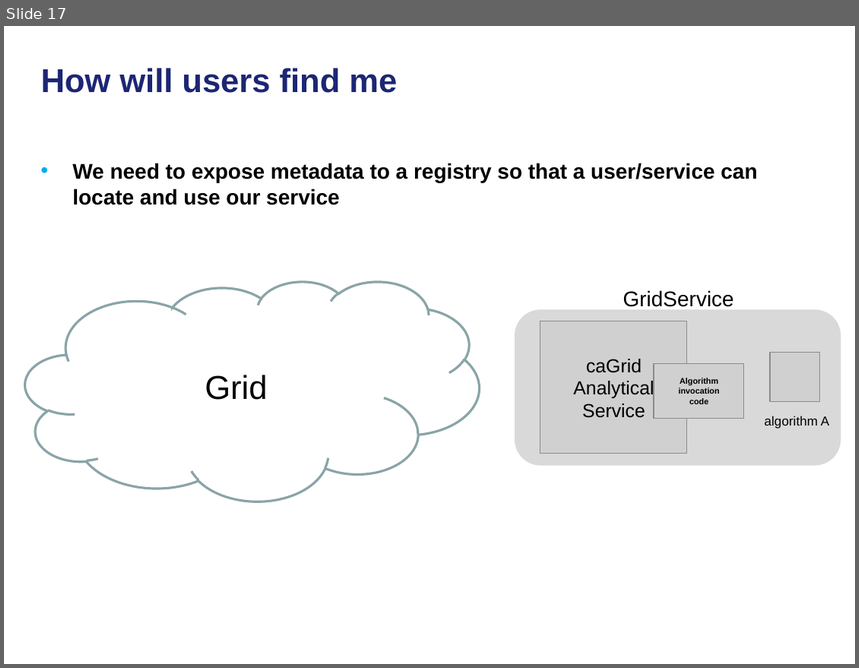
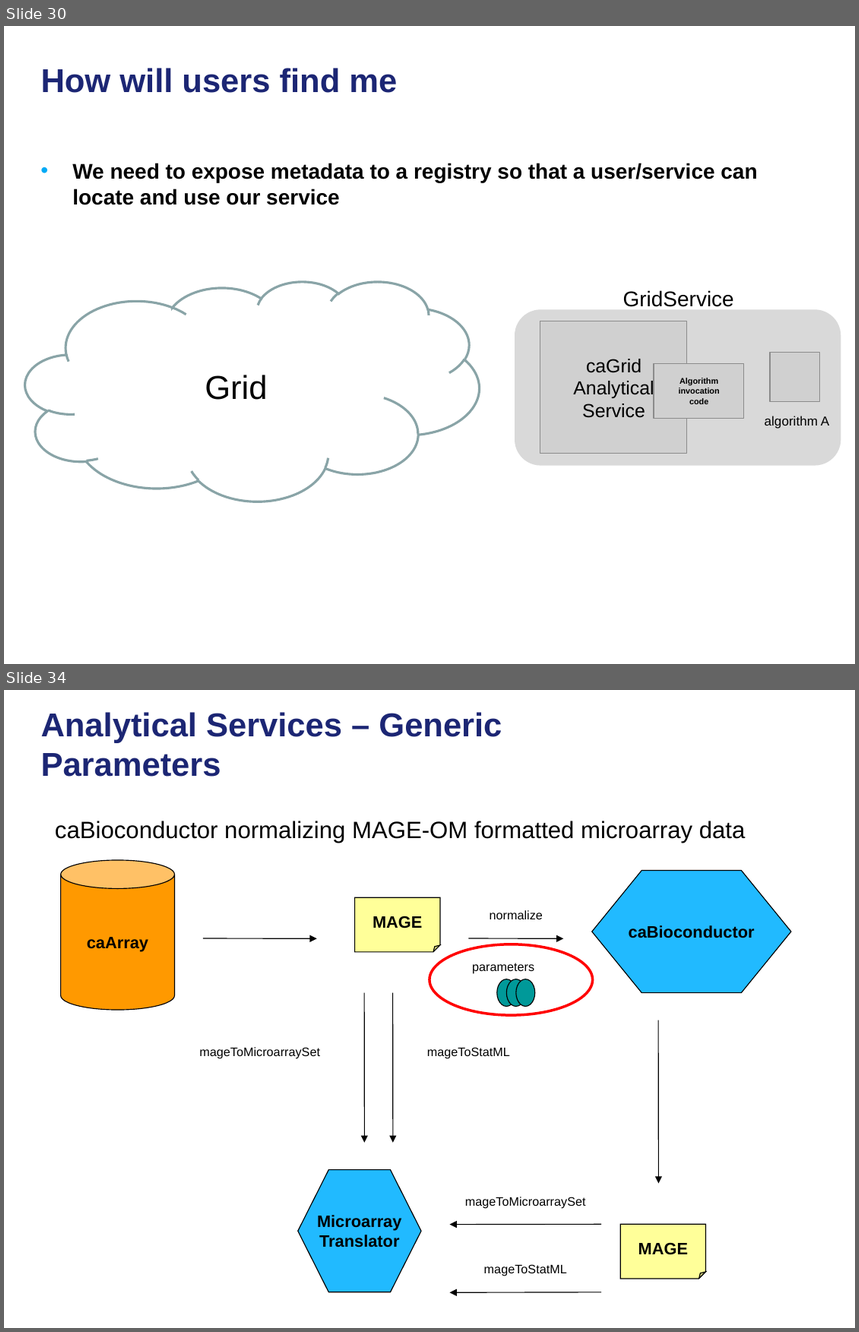
Before and after one commit to NCIP/cagrid-docs, a slide deck: presentations/200801_VCDE_ARCH/20080128_30_F2F_ASBP_Grid_BP.ppt. Shown one above the other, each under a label of ours: slide 17 before the commit, slides 30 and 34 after it; the slides between them are not shown. The pictures are 859x668 and 859x1332 pixels, drawn with LibreOffice and Linux fonts; fonts in the diff are those of the drawing; grey boxes stand for pictures; background and template pictures are left out. Boxes give left, top, right and bottom in pixels: in the first picture for what was removed or moved away, otherwise in the second. Text is boxed around its words. In the diff, an @@ line names an element or a change of style, - is before the commit and + after.

```diff
--- a/presentations/200801_VCDE_ARCH/20080128_30_F2F_ASBP_Grid_BP.ppt
+++ b/presentations/200801_VCDE_ARCH/20080128_30_F2F_ASBP_Grid_BP.ppt
@@ slide 34 added at <box>4,690,855,1328</box>, background picture (left out) @@
@@ title added at <box>41,712,502,777</box>, 28 pt, text #1C2674, bold @@
+Analytical Services – Generic Parameters
@@ text added at <box>55,821,746,843</box>, 20 pt, text #000000 @@
+caBioconductor normalizing MAGE-OM formatted microarray data
@@ ellipse added at <box>430,945,593,1015</box>, outline #FF0000 2.24 pt @@
@@ group added at <box>61,860,791,1293</box>: 7 arrows, 6 texts, 3 ellipses, 2 folded corners, 2 hexagons, 1 cylinder @@
+caArray
+MAGE
+caBioconductor
+MAGE
+normalize
+Microarray
+Translator
+mageToMicroarraySet
+mageToStatML
+mageToMicroarraySet
+mageToStatML
+parameters
@@ what was slide 17 is now slide 30 @@
```
Also in this commit, not shown: 5 slides changed, 19 other slides added.
